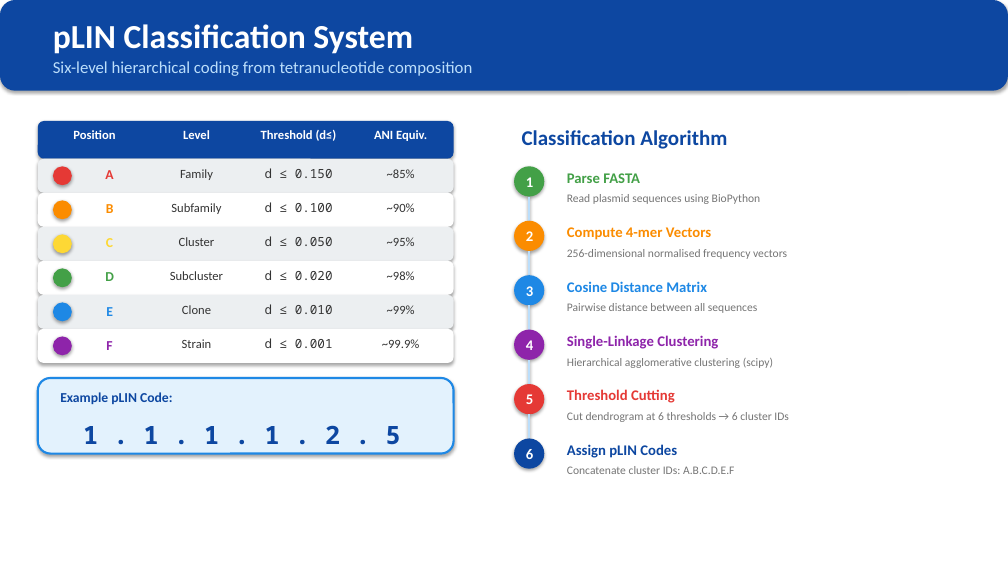
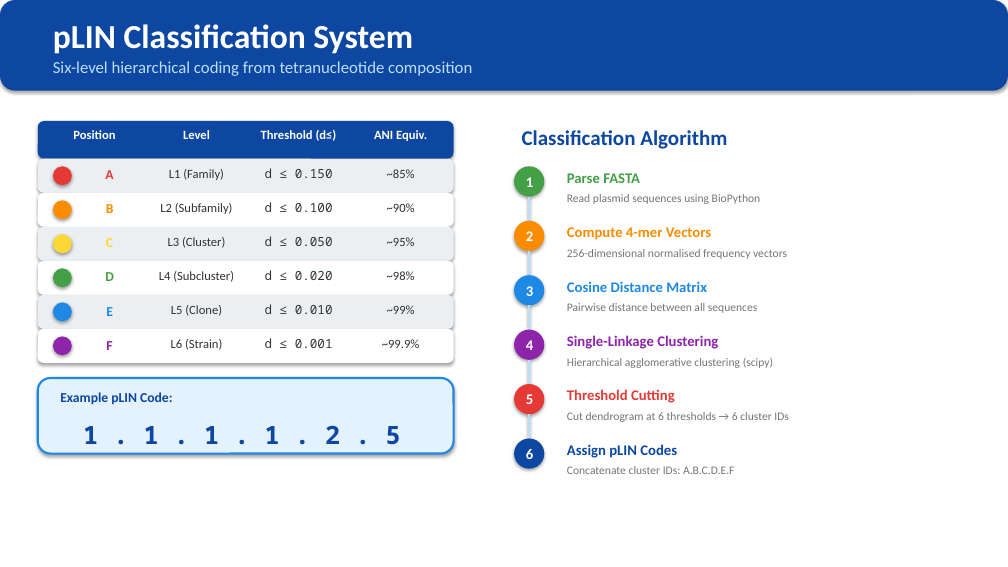
Before and after one commit to xavierbasilbritto-hub/pLIN-plasmid-classification, a slide deck: slide 3 of output/pLIN_Tool_Architecture.pptx. Drawn at 1008x567 pixels with LibreOffice and Linux fonts; fonts in the diff are those of the drawing. Boxes give left, top, right and bottom in pixels: in the first picture for what was removed or moved away, otherwise in the second. Text is boxed around its words. In the diff, an @@ line names an element or a change of style, - is before the commit and + after.

Commit message:
pLIN v2.1: Phase 1+2 upgrades, manuscript figures, cross-platform installers
- Add 7 Phase 1+2 features to plin_app.py: adaptive calibration, sequence
  length warning, metadata CSV upload, Mash ANI, FastANI, minimap2 SNP
  sub-typing, temporal outbreak clustering
- Expand Inc classifier to 20 groups (6,998 training samples, 92.2% accuracy)
- Add 5 manuscript figures (Figures 8-12): pipeline overview, classification
  system, method comparison, v2.1 upgrades, Inc training performance
- Update manuscript with expanded introduction, v2.1 methods/discussion,
  figure references, and GitHub links
- Add cross-platform install scripts (install_pLIN.sh, install_pLIN.bat)
- Rewrite README with comprehensive installation and usage guides
- Update PowerPoint to 21 slides with L1-L6 naming and new feature slides
- Add reference/ and sequences.fasta to .gitignore (too large for GitHub)

```diff
--- a/output/pLIN_Tool_Architecture.pptx
+++ b/output/pLIN_Tool_Architecture.pptx
@@ text at bbox=[169, 169, 224, 180]: text changed @@
-Family
+L1 (Family)
@@ text at bbox=[160, 203, 233, 214]: text changed @@
-Subfamily
+L2 (Subfamily)
@@ text at bbox=[168, 237, 225, 248]: text changed @@
-Cluster
+L3 (Cluster)
@@ text at bbox=[159, 271, 234, 282]: text changed @@
-Subcluster
+L4 (Subcluster)
@@ text at bbox=[171, 305, 222, 316]: text changed @@
-Clone
+L5 (Clone)
@@ text at bbox=[171, 339, 222, 350]: text changed @@
-Strain
+L6 (Strain)
```
Also in this commit, not shown: 12 other slides changed, 5 slides added, 29 other files.
